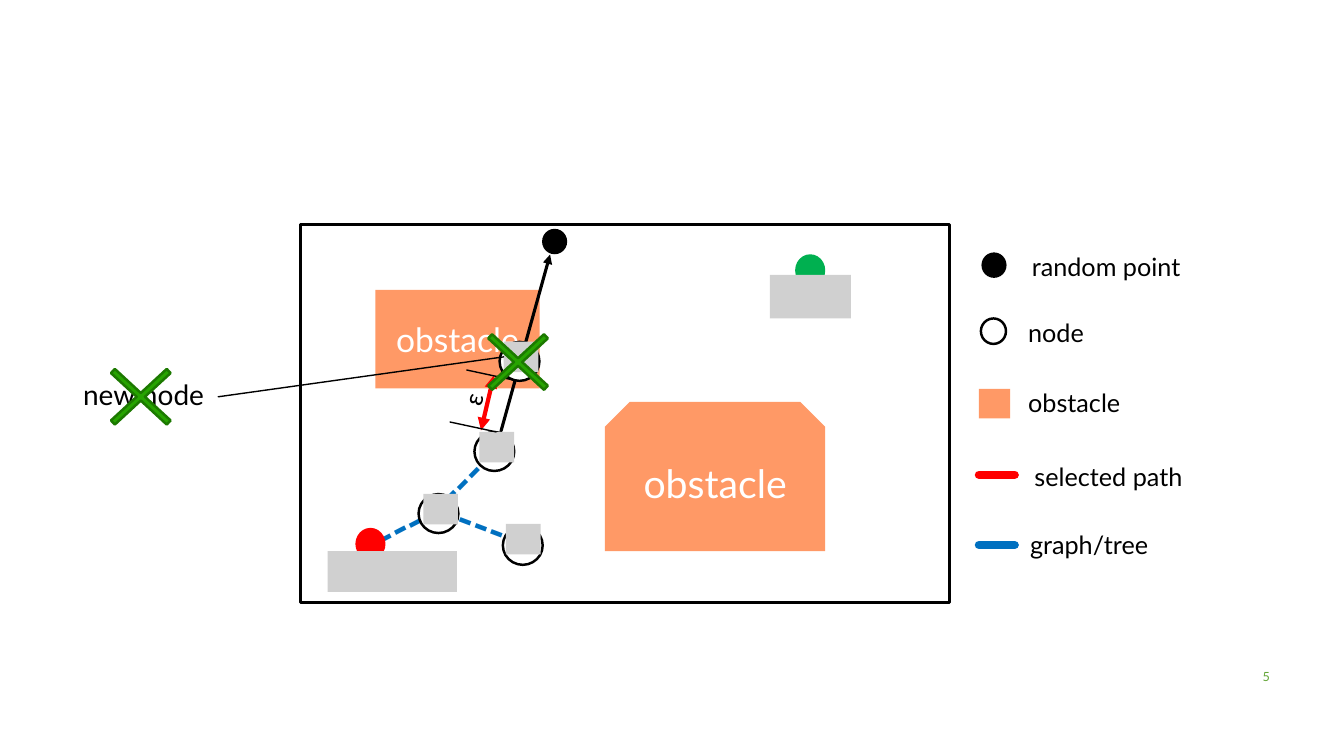
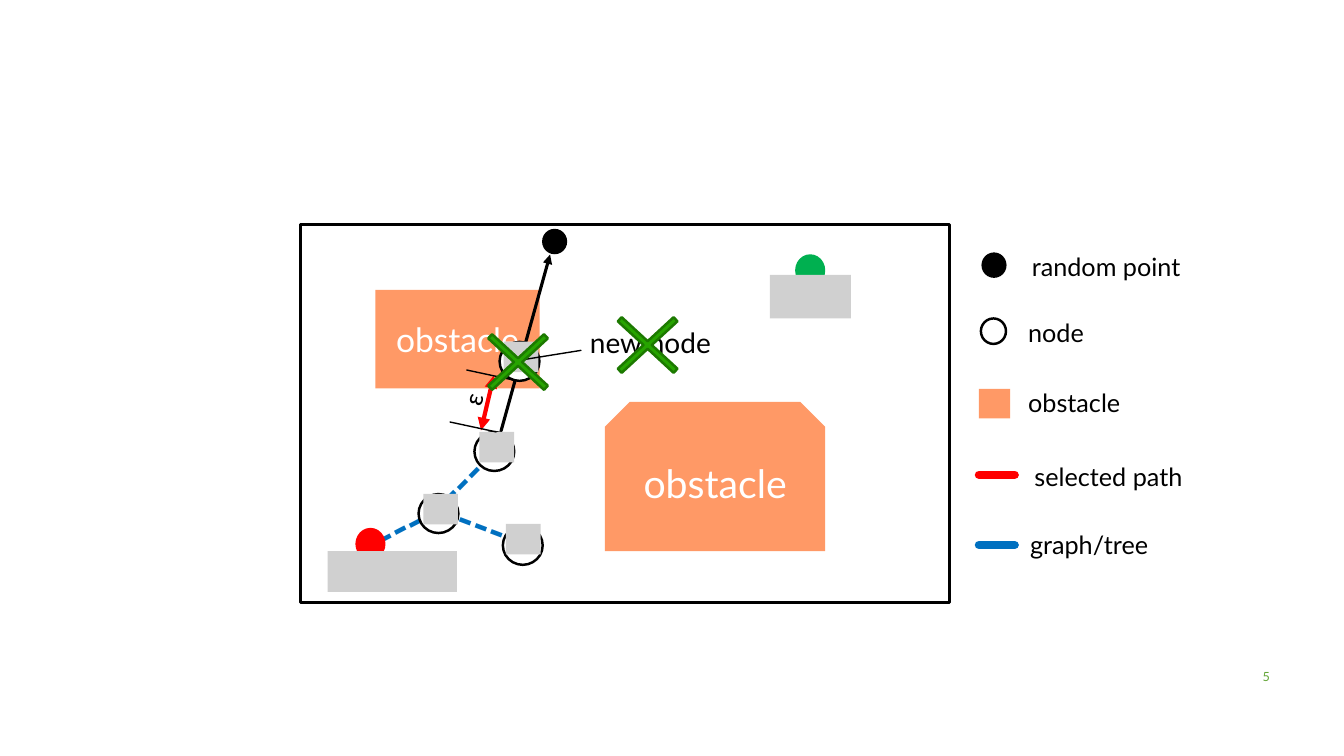
Before and after one commit to study-robotics/mathematics-and-robotics, a slide deck: slide 5 of path_planning/random_sampling/rrt/rrt.pptx. Drawn at 1344x756 pixels with LibreOffice and Linux fonts; fonts in the diff are those of the drawing; grey boxes stand for pictures. Boxes give left, top, right and bottom in pixels: in the first picture for what was removed or moved away, otherwise in the second. Text is boxed around its words. In the diff, an @@ line names an element or a change of style, - is before the commit and + after.

```diff
--- a/path_planning/random_sampling/rrt/rrt.pptx
+++ b/path_planning/random_sampling/rrt/rrt.pptx
@@ cross: place and size @@
-cross at [87, 347, 195, 446]
+cross at [594, 295, 702, 394]
@@ text "new node": place and size @@
-text "new node" at [83, 380, 204, 410]
+text "new node" at [590, 329, 711, 359]
@@ line moved from (218, 397) - (504, 357) to (581, 351) - (520, 360) @@
```
Also in this commit, not shown: 4 other slides changed, 28 other files.
